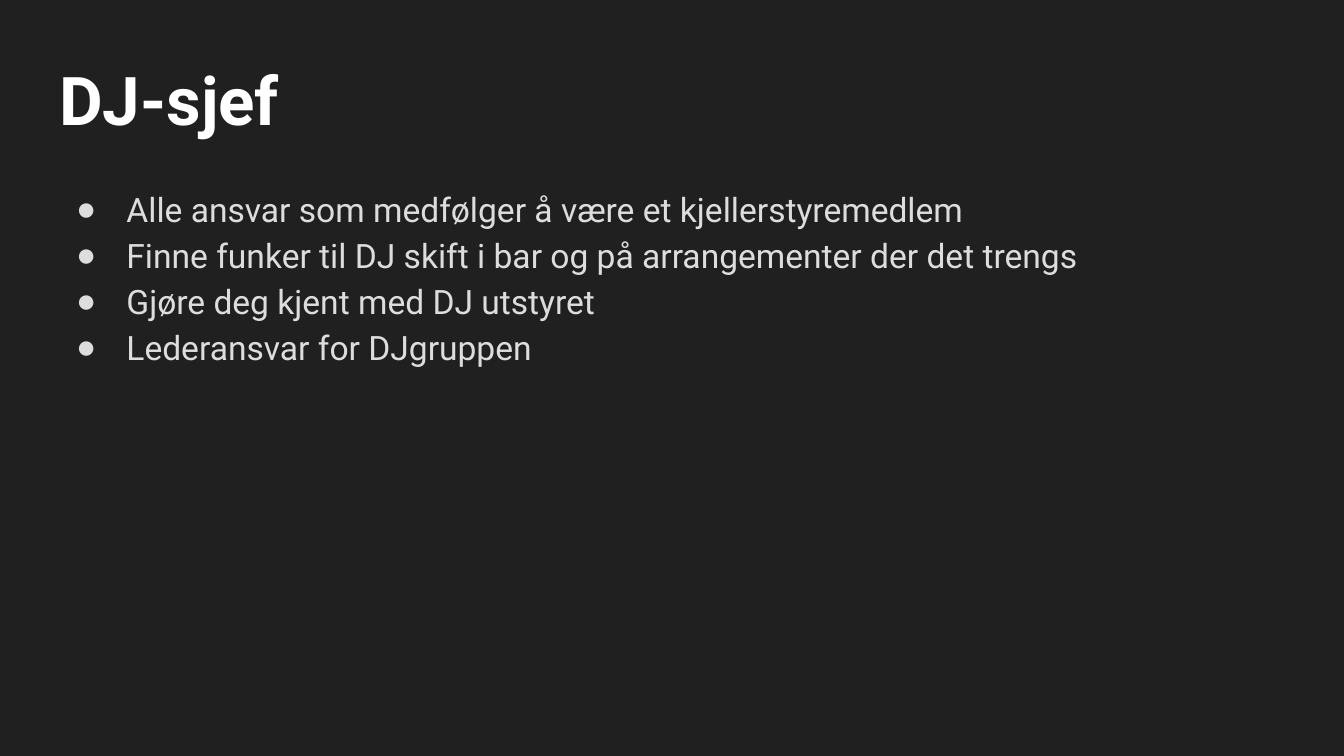
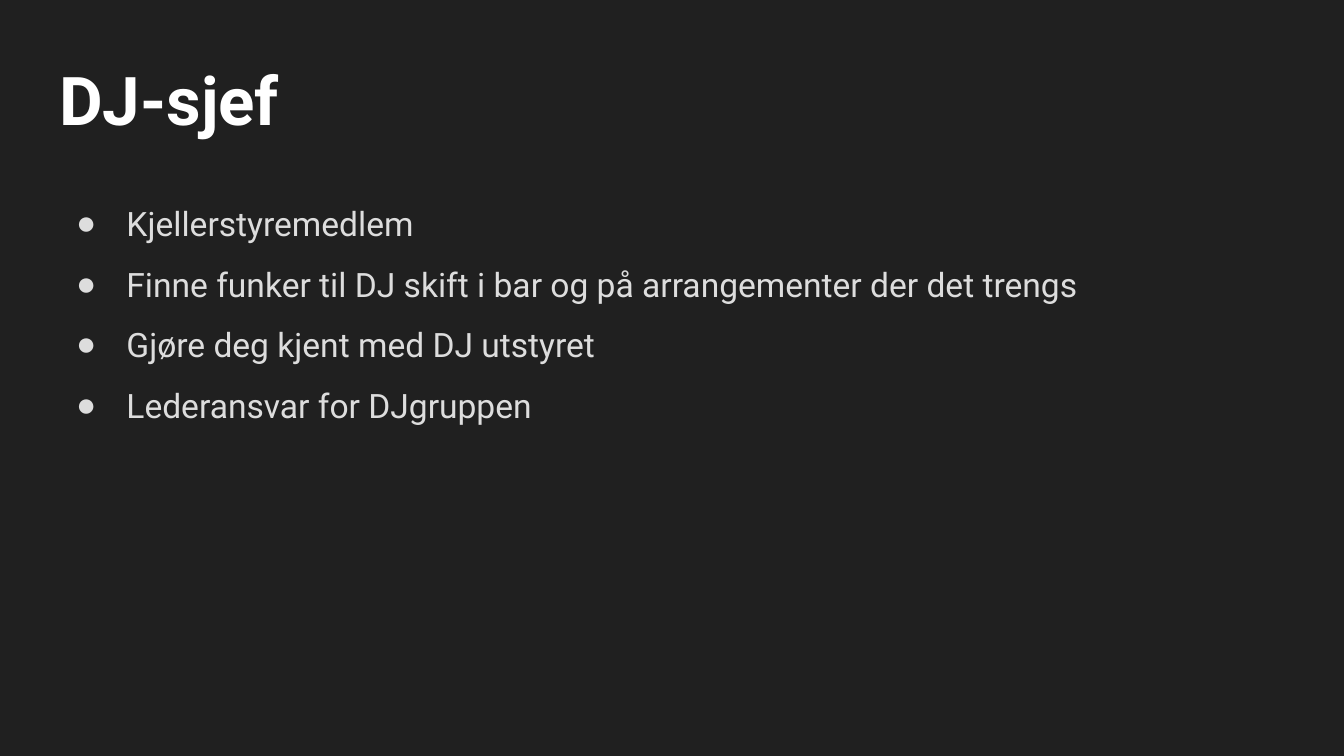
Before and after one commit to cybernetisk/docs, a slide deck: slide 33 of generalforsamling/21H/Generalforsamling H2021.pptx. Drawn at 1344x756 pixels with LibreOffice and Linux fonts; fonts in the diff are those of the drawing; background and template pictures are left out. Boxes give left, top, right and bottom in pixels: in the first picture for what was removed or moved away, otherwise in the second. Text is boxed around its words. In the diff, an @@ line names an element or a change of style, - is before the commit and + after.

```diff
--- a/generalforsamling/21H/Generalforsamling H2021.pptx
+++ b/generalforsamling/21H/Generalforsamling H2021.pptx
@@ text at bbox=[126, 211, 413, 243]: text changed @@
-● Alle ansvar som medfølger å være et kjellerstyremedlem
+● Kjellerstyremedlem
@@ text at bbox=[126, 270, 1078, 425]: line spacing 1.15 to 1.5 @@
```
Also in this commit, not shown: 6 other slides changed.
